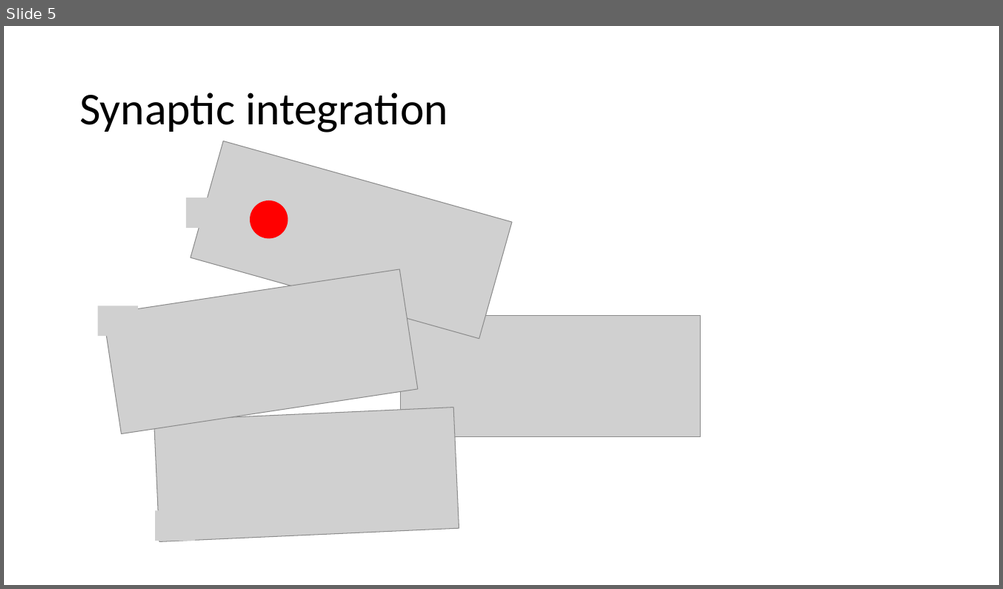
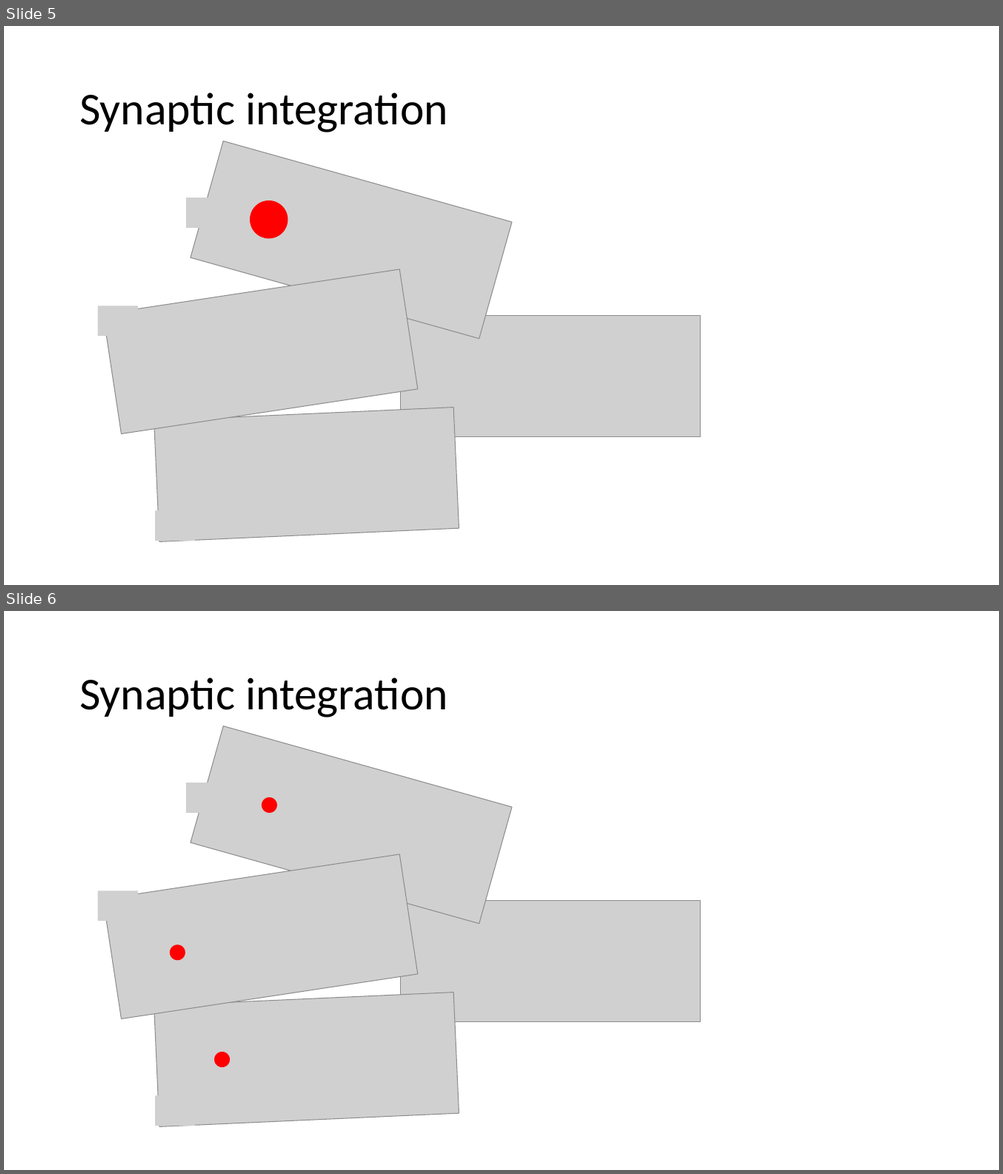
Before and after one commit to PRF-Development/DataAnalysisExtras, a slide deck: FromBiologyToComputers.pptx. Shown one above the other, each under a label of ours: slide 5 before the commit, slides 5 and 6 after it. The pictures are 1003x589 and 1003x1174 pixels, drawn with LibreOffice and Linux fonts; fonts in the diff are those of the drawing; grey boxes stand for pictures. Boxes give left, top, right and bottom in pixels: in the first picture for what was removed or moved away, otherwise in the second. Text is boxed around its words. In the diff, an @@ line names an element or a change of style, - is before the commit and + after.

Commit message:
Synaptic integration 3/3

```diff
--- a/FromBiologyToComputers.pptx
+++ b/FromBiologyToComputers.pptx
@@ slide 6 added at [4,611,999,1170], background #FFFFFF @@
@@ title added at [79,678,448,718], 44 pt, text #000000 @@
+Synaptic integration
@@ picture added at [186,783,225,812] @@
@@ ellipse added at [262,797,277,813], fill #FF0000 @@
@@ group added at [103,726,701,1128]: 4 pictures @@
@@ picture added at [98,891,138,920] @@
@@ picture added at [512,917,552,948] @@
@@ ellipse added at [170,945,185,961], fill #FF0000 @@
@@ ellipse added at [214,1052,230,1068], fill #FF0000 @@
@@ picture added at [155,1096,195,1126] @@
```
